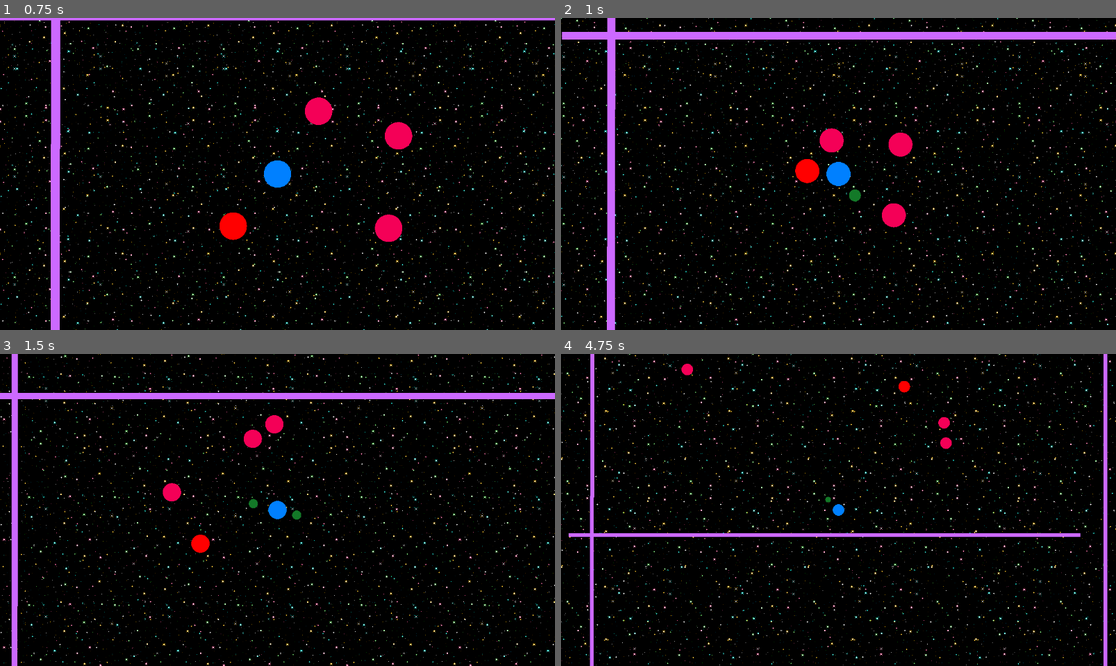
Above: before the commit, frames 1-4 (two rows, left to right).
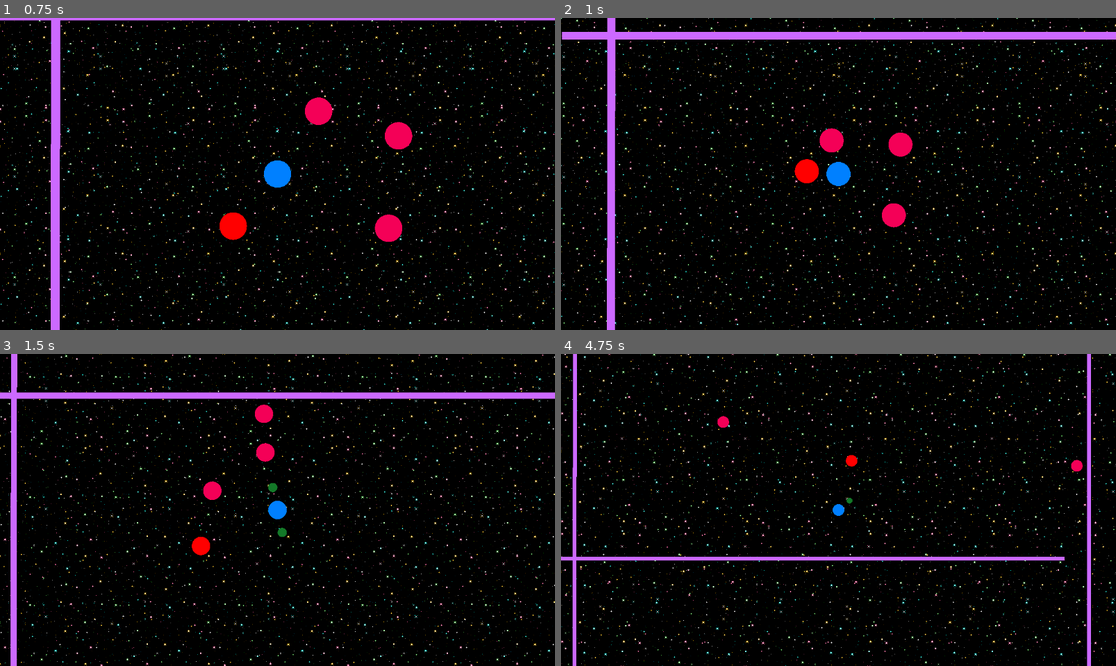
Above: after the commit, the same moments.

Repository: Neshri/godot-testing
Game: Godot game, scene res://main.tscn
Two runs of this game, one before a commit and one after it. Both use one fixed random seed, a clock stepped at 60 frames per second and the inputs below.
Inputs:
- Up to frame 1 (0.75 s): tap Enter at 0.5 s; hold Right (ui_right) from 0.53 s (still down); tap Q at 0.6 s
- Up to frame 2 (1 s): keep holding Right (ui_right); tap E at 0.8 s
- Up to frame 3 (1.5 s): release Right (ui_right) at 1.28 s; hold Down (ui_down) from 1.28 s (still down); tap E at 1.35 s
- Up to frame 4 (4.75 s): tap Q at 1.55, 2.1, 3.05, 3.6, 4.55 s; release Down (ui_down) at 2.03 s; hold Right (ui_right) 2.03-2.78 s; tap E at 2.3, 2.85, 3.8, 4.35 s; hold Up (ui_up) 2.78-3.53 s; hold Left (ui_left) from 3.53 s (still down)

Frame 1 is identical in both runs. In frame 2, 0.1% of the frame differs, in the area x 8-55%, y 29-74%; in frame 3, 4.6%; in frame 4, 12%, in the area x 0-100%, y 0-100%.

Commit message:
More orbital experiments

Diff:
--- a/orbital_belt.gd
+++ b/orbital_belt.gd
@@ -1,34 +1,21 @@
-# OrbitalBelt.gd (Proportional Asymmetrical Teardrop Model)
+# OrbitalBelt.gd (Final Version)
 extends Node2D
+
+# Your excellent fix is now the standard: directly typed resource.
+@export var spring_parameters: SpringParameters
 
 @export var layers: Array[OrbitalLayer]
 @export var target_body_path: NodePath
 
 @export_group("Visuals")
-# How quickly the shape adapts to acceleration changes.
+# How quickly the belt's orientation adapts to acceleration changes.
 @export var effect_smoothing_speed: float = 6.0
-# The closest an orbital can be pulled IN towards the center (in pixels).
-@export var min_radius: float = 40.0
 
-@export_group("Teardrop Shape")
-# How much the tail stretches, as a factor of the orbit's radius.
-@export_range(0.0, 2.0) var displacement_factor: float = 0.8
-# Controls the "pointiness" of the tail. Higher values = sharper tail.
-@export_range(1.0, 8.0) var tail_sharpness: float = 3.0
-# Controls the width of the teardrop's head.
-# > 1.0 = NARROWER sides (pinched).
-# < 1.0 = WIDER sides (rounded).
-@export_range(0.5, 4.0) var head_width_factor: float = 1.5
-
-@export_group("Physics")
-# The acceleration magnitude that should produce the maximum effect.
-@export var max_effective_acceleration: float = 3000.0
-
-
+# --- PRIVATE STATE VARIABLES ---
 var target_body: RigidBody2D
-
 var _last_velocity: Vector2 = Vector2.ZERO
 var _smoothed_acceleration: Vector2 = Vector2.ZERO
+var _orbital_velocities: Array[Vector2] = []
 
 
 func _ready():
@@ -39,59 +26,67 @@
 		set_process(false); return
 	if layers.is_empty():
 		push_error("OrbitalBelt has no layers configured! Disabling."); set_process(false); return
+	if spring_parameters == null:
+		push_error("SpringParameters resource is not assigned! Please create one in the Inspector. Disabling belt.")
+		set_process(false); return
 
+	# Use the target's velocity for smoother startup
 	_last_velocity = target_body.linear_velocity
+	_rebalance_all_layers()
+
 
 func _physics_process(delta: float):
+	if delta == 0: return
+
+	# --- 1. UPDATE BELT POSITION AND CALCULATE SMOOTHED ACCELERATION ---
 	self.global_position = target_body.global_position
 
-	if delta == 0: return
-
-	# --- 1. CALCULATE AND SMOOTH ACCELERATION (The Trigger) ---
 	var current_velocity = target_body.linear_velocity
 	var acceleration = (current_velocity - _last_velocity) / delta
 	_last_velocity = current_velocity
 
-	var weight = 1.0 - exp(-delta * effect_smoothing_speed)
-	_smoothed_acceleration = _smoothed_acceleration.lerp(acceleration, weight)
+	# Lerp (smooth) the acceleration vector for a less jerky reaction
+	_smoothed_acceleration = _smoothed_acceleration.lerp(acceleration, 1.0 - exp(-delta * effect_smoothing_speed))
 
-	# --- 2. CALCULATE THE OVERALL EFFECT STRENGTH (0.0 to 1.0) ---
-	var accel_ratio = clampf(_smoothed_acceleration.length() / max_effective_acceleration, 0.0, 1.0)
+	# --- 2. ROTATE THE ENTIRE BELT TO CREATE THE "SWING" EFFECT ---
+	# The belt now points away from the direction of acceleration, creating lag.
+	if _smoothed_acceleration.length_squared() > 0.1:
+		self.global_rotation = (-_smoothed_acceleration).angle()
 
-	# --- 3. POSITION ORBITALS USING THE PROPORTIONAL MODEL ---
+	# --- 3. UPDATE ORBITALS USING SIMULATED SPRING PHYSICS (WITHIN THE ROTATED BELT) ---
+	var orbital_index = 0
 	for layer_index in range(layers.size()):
 		var layer = layers[layer_index]
+		if layer.active_orbitals.is_empty(): continue
+
+		# Make sure your OrbitalLayer resource has a non-zero base_orbit_speed!
 		var base_speed = layer.base_orbit_speed * (-1.0 if layer_index % 2 != 0 else 1.0)
 
 		for orbital in layer.active_orbitals:
+			if not is_instance_valid(orbital): continue
+
+			# A. Calculate the rotating anchor point for the spring. This happens in the belt's LOCAL space.
 			orbital.current_angle += base_speed * delta
+			var anchor_point_local = Vector2.RIGHT.rotated(orbital.current_angle) * orbital.orbit_distance
 
-			var orbital_direction = Vector2.from_angle(orbital.current_angle)
+			# B. Calculate spring force
+			var displacement = orbital.position - anchor_point_local
+			var spring_force = -spring_parameters.stiffness * displacement
 
-			if accel_ratio > 0.001:
-				var max_offset_for_this_layer = orbital.orbit_distance * displacement_factor
-				var current_max_offset = max_offset_for_this_layer * accel_ratio
+			# C. Calculate damping force
+			var damping_force = -spring_parameters.damping * _orbital_velocities[orbital_index]
 
-				var pull_direction = -_smoothed_acceleration.normalized()
-				var influence = orbital_direction.dot(pull_direction)
+			# D. Update velocity and position
+			var total_force = spring_force + damping_force
+			var accel = total_force / orbital.mass
 
-				var eased_influence: float
-				if influence > 0:
-					# Back half (the tail): Apply tail_sharpness for a pointy shape.
-					eased_influence = pow(influence, tail_sharpness)
-				else:
-					# *** THE FIX IS HERE ***
-					# Front half (the head): Use the CORRECT variable name.
-					eased_influence = -pow(abs(influence), head_width_factor)
+			_orbital_velocities[orbital_index] += accel * delta
+			orbital.position += _orbital_velocities[orbital_index] * delta
 
-				var displacement = current_max_offset * eased_influence
-				var final_distance = orbital.orbit_distance + displacement
+			orbital_index += 1
 
-				orbital.position = orbital_direction * maxf(min_radius, final_distance)
-			else:
-				orbital.position = orbital_direction * orbital.orbit_distance
 
-# --- All functions below this line are unchanged and correct. ---
+# --- All functions below this line are correct and do not need changes ---
 
 func add_orbital():
 	for i in range(layers.size()):
@@ -102,32 +97,63 @@
 			var new_orbital = layer.orbital_scene.instantiate()
 			add_child(new_orbital)
 			layer.active_orbitals.append(new_orbital)
+			_orbital_velocities.append(Vector2.ZERO)
 			_rebalance_layer(i)
 			return
 	print("All orbital shells are full.")
 
+
 func remove_orbital():
+	var orbital_to_remove = null
+	var absolute_index = -1
+	var found = false
+
 	for i in range(layers.size() - 1, -1, -1):
-		var layer = layers[i]
-		if not layer.active_orbitals.is_empty():
-			var orbital_to_remove = layer.active_orbitals.pop_back()
-			if is_instance_valid(orbital_to_remove): orbital_to_remove.queue_free()
-			_rebalance_layer(i)
-			return
+		if not layers[i].active_orbitals.is_empty():
+			orbital_to_remove = layers[i].active_orbitals.pop_back()
+			found = true
+			break
+
+	if found:
+		var current_index = 0
+		for layer in layers:
+			for orbital in layer.active_orbitals:
+				current_index += 1
+		absolute_index = current_index
+
+		if absolute_index < _orbital_velocities.size():
+			_orbital_velocities.remove_at(absolute_index)
+		if is_instance_valid(orbital_to_remove):
+			orbital_to_remove.queue_free()
+
+		_rebalance_all_layers()
+
 
 func _get_shell_capacity(shell_index: int) -> int:
 	var n = shell_index + 1
 	return 2 * n * n
 
+
+func _rebalance_all_layers():
+	_orbital_velocities.clear()
+	for i in range(layers.size()):
+		var layer = layers[i]
+		var orbital_count = layer.active_orbitals.size()
+		if orbital_count == 0: continue
+
+		var angle_step = TAU / orbital_count
+		for j in range(orbital_count):
+			var orbital = layer.active_orbitals[j]
+			var target_angle = j * angle_step
+
+			_orbital_velocities.append(Vector2.ZERO)
+
+			if orbital.has_method("initialize"):
+				orbital.initialize(self, target_angle, layer.orbit_distance)
+				orbital.position = Vector2.RIGHT.rotated(target_angle) * layer.orbit_distance
+			else:
+				push_error("Orbital is missing initialize() method.")
+
+
 func _rebalance_layer(layer_index: int):
-	var layer = layers[layer_index]
-	var orbital_count = layer.active_orbitals.size()
-	if orbital_count == 0: return
-	var angle_step = TAU / orbital_count
-	for i in range(orbital_count):
-		var orbital = layer.active_orbitals[i]
-		var target_angle = i * angle_step
-		if orbital.has_method("initialize"):
-			orbital.initialize(self, target_angle, layer.orbit_distance)
-		else:
-			push_error("Orbital is missing initialize() method.")
+	_rebalance_all_layers()
--- a/orbital_belt.tscn
+++ b/orbital_belt.tscn
@@ -1,8 +1,15 @@
-[gd_scene load_steps=7 format=3 uid="uid://c3wc5oxr7cbec"]
+[gd_scene load_steps=9 format=3 uid="uid://c3wc5oxr7cbec"]
 
 [ext_resource type="Script" uid="uid://bktmiogxm458l" path="res://orbital_belt.gd" id="1_i5jyk"]
+[ext_resource type="Script" uid="uid://cqitunurms1dd" path="res://spring_parameters.gd" id="2_8qjo1"]
 [ext_resource type="Script" uid="uid://c0a72t5yyyat1" path="res://orbital_layer.gd" id="2_f0x1a"]
 [ext_resource type="PackedScene" uid="uid://c4saafepeac37" path="res://orbital.tscn" id="3_2vg57"]
+
+[sub_resource type="Resource" id="Resource_ws3wh"]
+script = ExtResource("2_8qjo1")
+stiffness = 20.0
+damping = 1.5
+metadata/_custom_type_script = "uid://cqitunurms1dd"
 
 [sub_resource type="Resource" id="Resource_2vg57"]
 script = ExtResource("2_f0x1a")
@@ -27,4 +34,5 @@
 
 [node name="OrbitalBelt" type="Node2D"]
 script = ExtResource("1_i5jyk")
+spring_parameters = SubResource("Resource_ws3wh")
 layers = Array[ExtResource("2_f0x1a")]([SubResource("Resource_2vg57"), SubResource("Resource_8qjo1"), SubResource("Resource_qiaco")])
--- /dev/null
+++ b/spring_parameters.gd
@@ -0,0 +1,10 @@
+class_name SpringParameters
+extends Resource
+
+@export var stiffness: float = 20.0
+@export var damping: float = 1.5
+
+# Note: The 'length' and 'rest_length' properties are not used in the
+# current simulation, but you can keep them for future use.
+# @export var length: float = 10.0
+# @export var rest_length: float = 5.0
Not shown, added: spring_parameters.gd.uid
